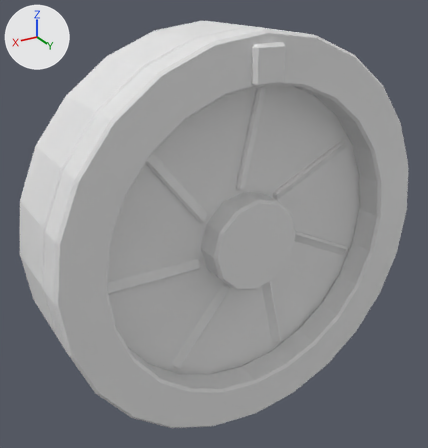
A saved change to the OBJ model Assets/Resources/Models/Ricochet_M2/eject_drum_r.obj.
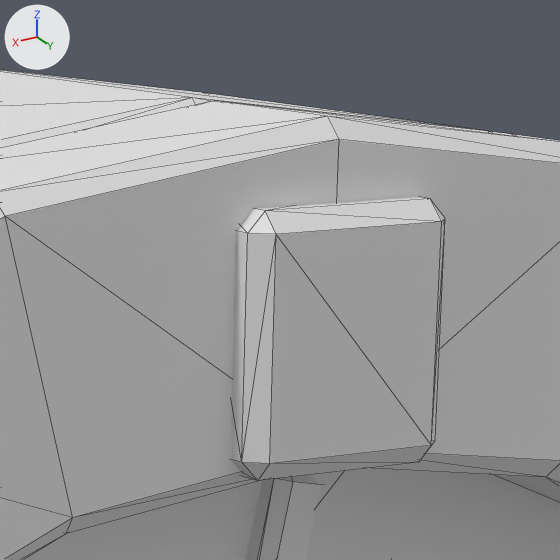
There are two pictures of each version: one whole from a camera (50 mm lens) standing at (0.2132, 0.7478, 0.5121) and looking at (0.1052, 0.5678, 0.4221), one close up on the part from 50% to 71% of the width and 2% to 22% of the height. The axes (+X, +Y, +Z) are drawn at upper left. The lights are the same throughout. The older version's two pictures come first. The close-ups show mesh edges as thin lines. Where no turn or scale is listed for an object, it has been applied to the vertices.

The older version as bpy lines, for what is in view:
```python
me_eject_drum_r = bpy.data.meshes.new('eject_drum_r')
me_eject_drum_r.from_pydata(...)  # 512 vertices, 1032 faces; spans x 0.025..0.175, y 0.55..0.594, z 0.345..0.495
ob_eject_drum_r = bpy.data.objects.new('eject_drum_r', me_eject_drum_r)
ob_eject_drum_r.location = (0.0, 0.0, 0.0)
```
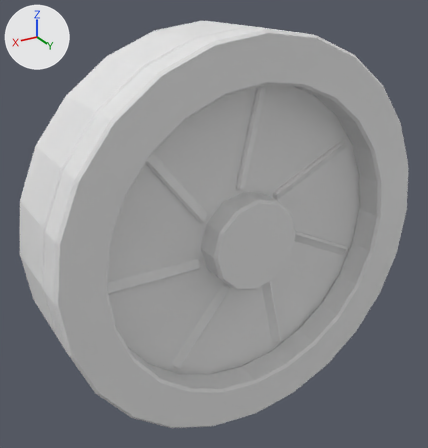
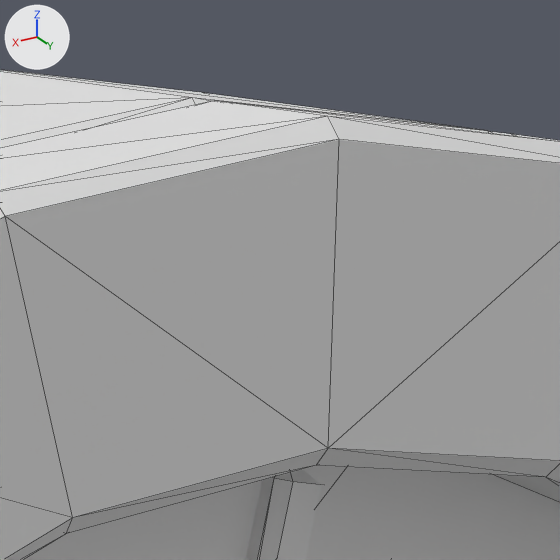
Location of each change, (x1, y1, x2, y2) in pixels of the close-ups (560 x 560 px):
part 1 of me_eject_drum_r, deleted
    before: (231, 197, 445, 481)

The change, as a diff of the scene's bpy script:
```diff
--- a/Assets/Resources/Models/Ricochet_M2/eject_drum_r.obj.py
+++ b/Assets/Resources/Models/Ricochet_M2/eject_drum_r.obj.py
@@ me_eject_drum_r @@
 # used by ob_eject_drum_r; location = (0.0, 0.0, 0.0)
-me_eject_drum_r.from_pydata(...)  # 512 vertices, 1032 faces; spans x 0.025..0.175, y 0.55..0.594, z 0.345..0.495
+me_eject_drum_r.from_pydata(...)  # 488 vertices, 988 faces; spans x 0.025..0.175, y 0.55..0.592, z 0.345..0.495
+# me_eject_drum_r part 1: the loose piece of 24 vertices spanning x 0.094..0.106, y 0.588..0.594, z 0.478..0.491 is deleted
```
